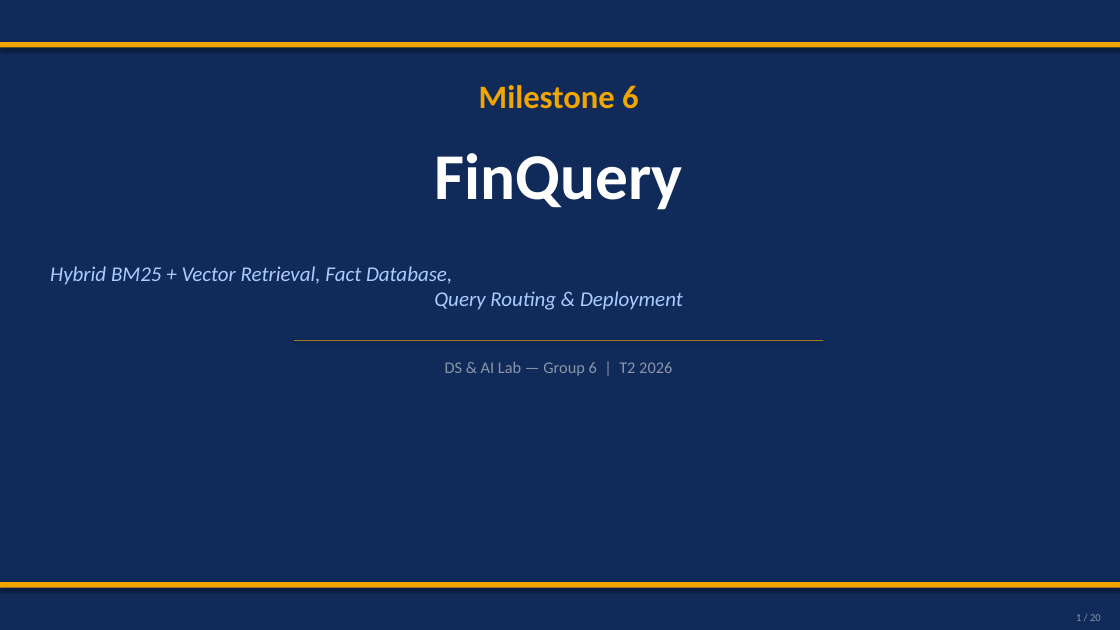
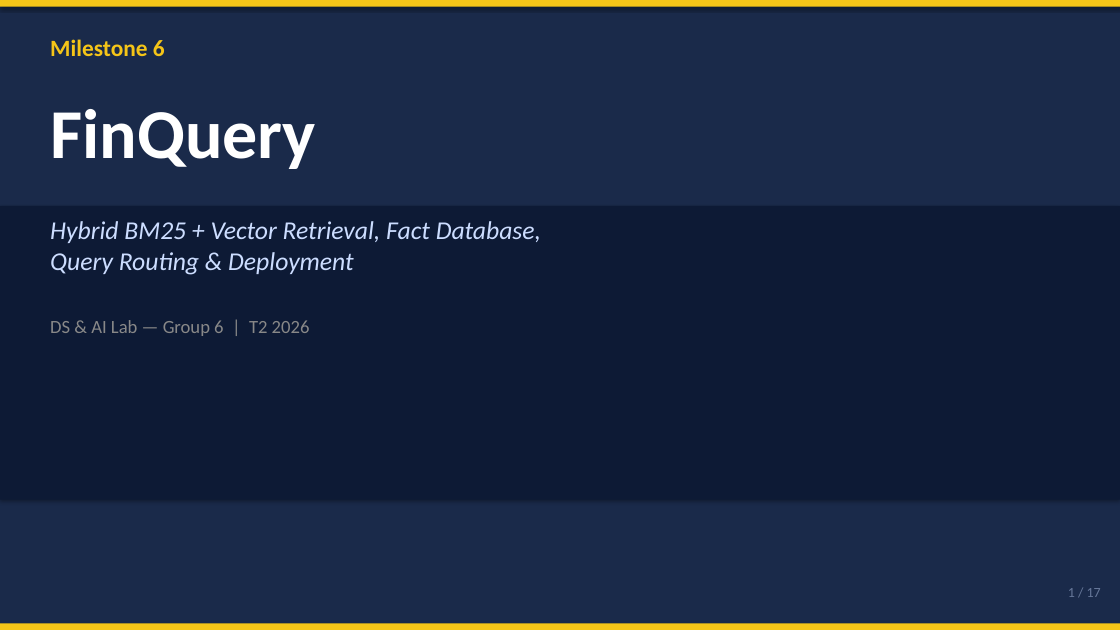
Before and after one commit to nandypi/Group-6-DS-and-AI-Lab-Project, a slide deck: slide 1 of Slides/DSAI_Team_6_Milestone6.pptx. Drawn at 1120x630 pixels with LibreOffice and Linux fonts; fonts in the diff are those of the drawing. Boxes give left, top, right and bottom in pixels: in the first picture for what was removed or moved away, otherwise in the second. Text is boxed around its words. In the diff, an @@ line names an element or a change of style, - is before the commit and + after.

```diff
--- a/Slides/DSAI_Team_6_Milestone6.pptx
+++ b/Slides/DSAI_Team_6_Milestone6.pptx
@@ background #102A5A to #FFFFFF @@
@@ rectangle moved from (x1=0, y1=582, x2=1120, y2=588) to (x1=0, y1=0, x2=1120, y2=7) @@
@@ rectangle at (x1=0, y1=0, x2=1120, y2=7): fill #F0A500 to #F5C518 @@
@@ rectangle resized from (x1=0, y1=42, x2=1120, y2=48) to (x1=0, y1=0, x2=1120, y2=630) @@
@@ rectangle at (x1=0, y1=0, x2=1120, y2=630): fill #F0A500 to #1A2A4A @@
@@ text "Milestone 6" moved from (x1=479, y1=85, x2=639, y2=109) to (x1=50, y1=39, x2=165, y2=56) @@
@@ text "Milestone 6" at (x1=50, y1=39, x2=165, y2=56): size 28 to 20 pt, text colour #F0A500 to #F5C518; alignment centre to left @@
@@ text "FinQuery" moved from (x1=434, y1=153, x2=682, y2=210) to (x1=50, y1=109, x2=316, y2=169) @@
@@ text "FinQuery" at (x1=50, y1=109, x2=316, y2=169): size 56 to 60 pt; alignment centre to left @@
@@ rectangle resized from (x1=294, y1=340, x2=823, y2=341) to (x1=0, y1=206, x2=1120, y2=500) @@
@@ rectangle at (x1=0, y1=206, x2=1120, y2=500): fill #F0A500 to #0D1A35 @@
@@ text "Hybrid BM25 + Vector Retrieval, ..." moved from (x1=50, y1=266, x2=683, y2=310) to (x1=50, y1=221, x2=541, y2=275) @@
@@ text "Hybrid BM25 + Vector Retrieval, ..." at (x1=50, y1=221, x2=541, y2=275): size 18 to 22 pt, text colour #AACCFF to #CCDDFF; alignment centre to left @@
@@ text "DS & AI Lab — ..." moved from (x1=445, y1=361, x2=672, y2=376) to (x1=50, y1=320, x2=310, y2=336) @@
@@ text "DS & AI Lab — ..." at (x1=50, y1=320, x2=310, y2=336): size 14 to 16 pt, text colour #8A96A8 to #888888; alignment centre to left @@
@@ text at (x1=1068, y1=588, x2=1101, y2=597): text changed; size 9 to 12 pt; text colour #8A96A8 to #667799 @@
-1 / 20
+1 / 17
@@ rectangle added at (x1=0, y1=623, x2=1120, y2=630), fill #F5C518 @@
```
Also in this commit, not shown: 12 other slides changed, 4 slides added, 7 slides removed.
